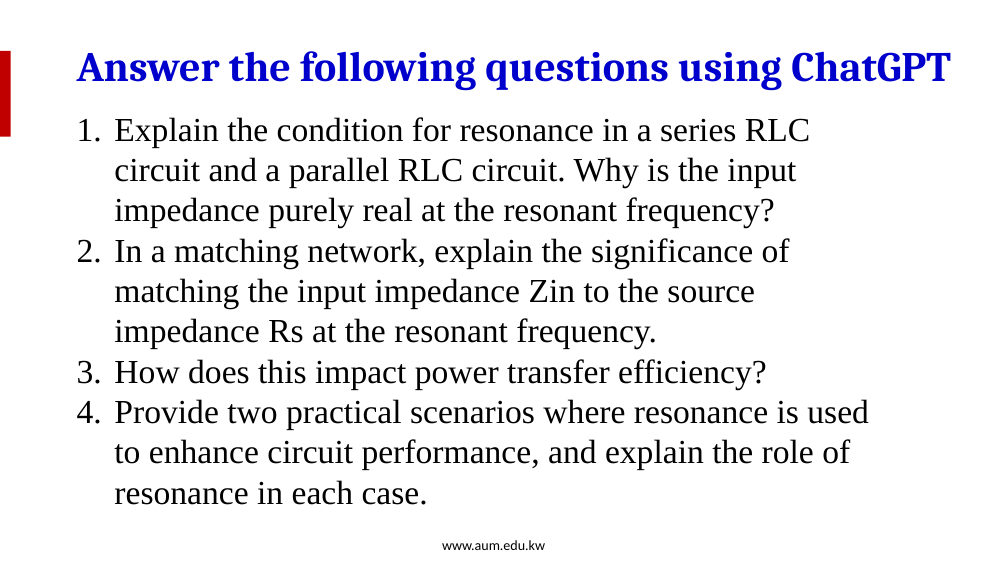
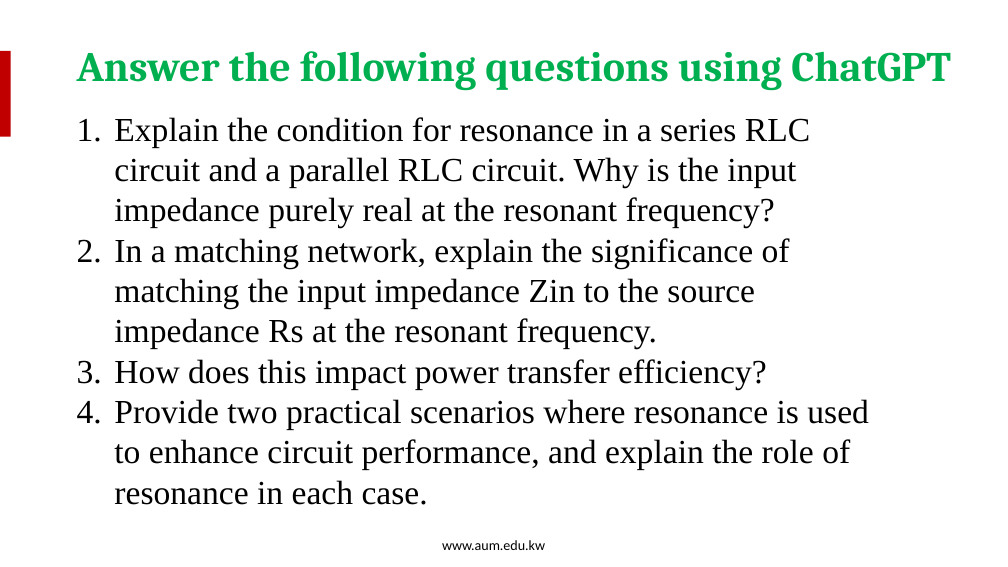
Before and after one commit to salmanrazzaq1993/AUM-WORK, a slide deck: slide 23 of PP WORK/Instructor Version/Week 12/Week 12-Lecture 1 - Resonance.pptx (slide 17 before the commit). Drawn at 1008x567 pixels with LibreOffice and Linux fonts; fonts in the diff are those of the drawing; background and template pictures are left out. Boxes give left, top, right and bottom in pixels: in the first picture for what was removed or moved away, otherwise in the second. Text is boxed around its words. In the diff, an @@ line names an element or a change of style, - is before the commit and + after.

```diff
--- a/PP WORK/Instructor Version/Week 12/Week 12-Lecture 1 - Resonance.pptx
+++ b/PP WORK/Instructor Version/Week 12/Week 12-Lecture 1 - Resonance.pptx
@@ text "Answer the following questions using ..." at [77,51,951,91]: text colour #0000CC to #00B050 @@
```
Also in this commit, not shown: 8 other slides changed, 6 slides added.
